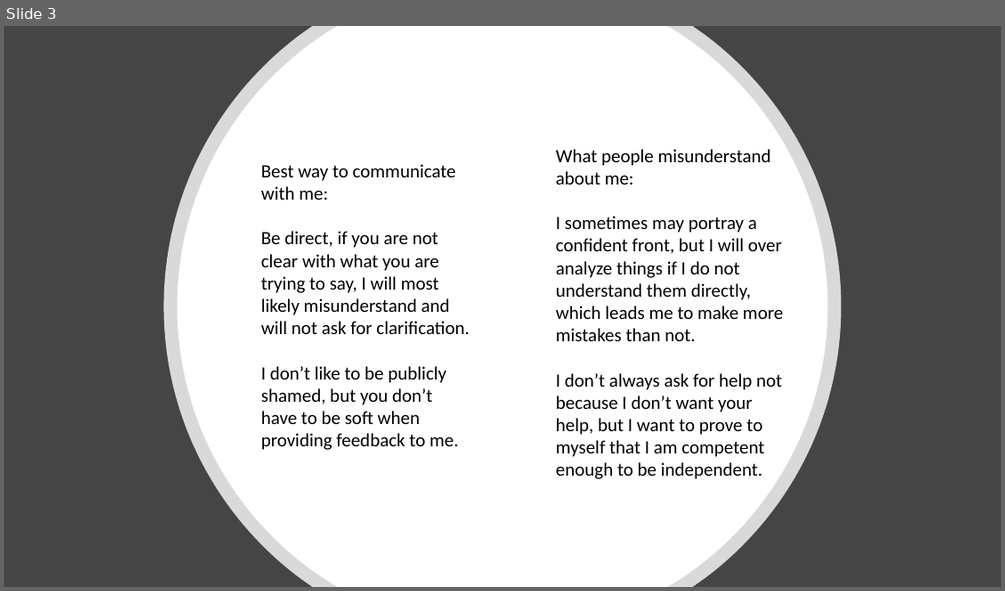
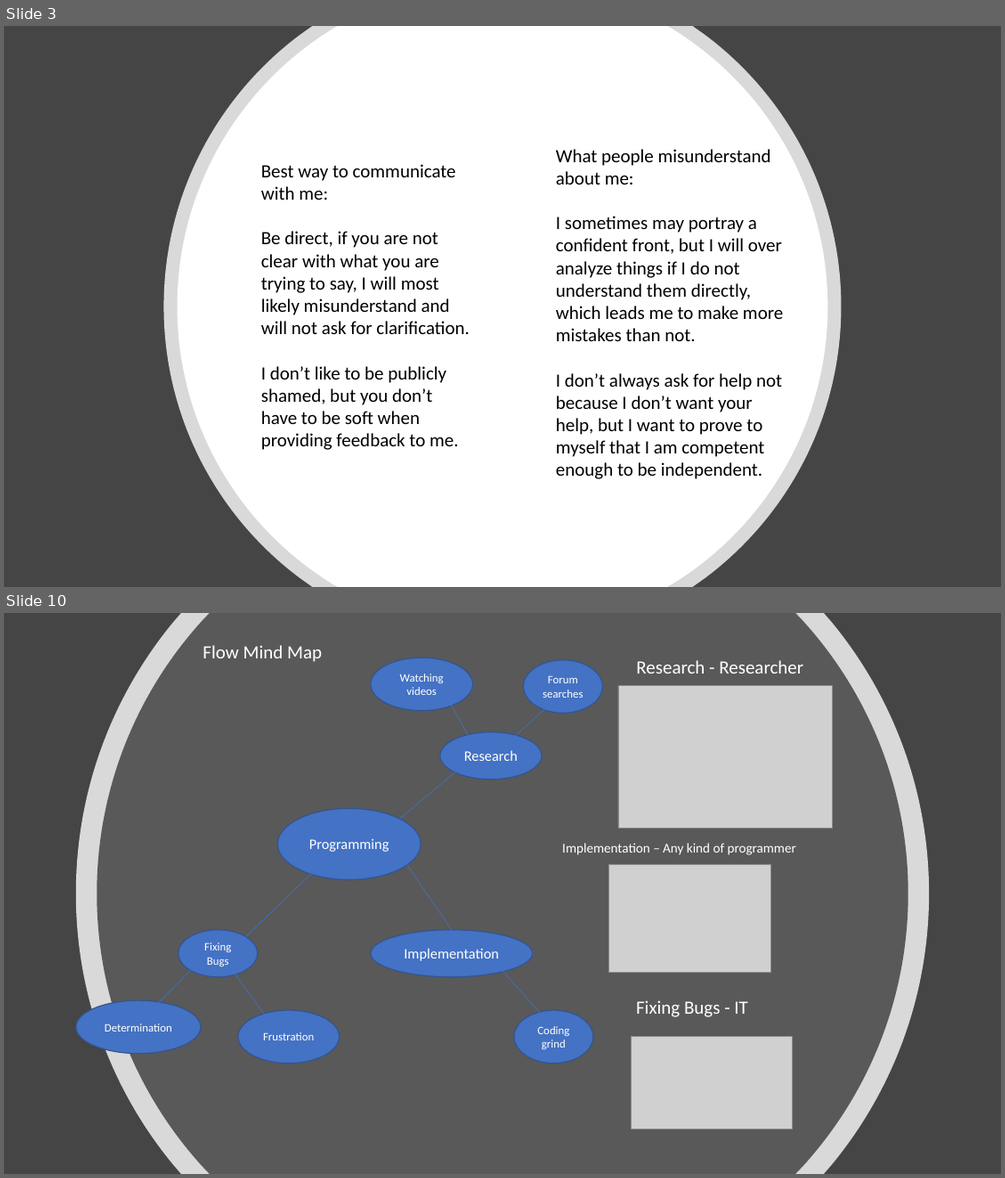
Before and after one commit to garrettstanger/CSE170, a slide deck: User Manual.pptx. Shown one above the other, each under a label of ours: slide 3 before the commit, slides 3 and 10 after it; the slides between them are not shown. The pictures are 1005x591 and 1005x1178 pixels, drawn with LibreOffice and Linux fonts; fonts in the diff are those of the drawing; grey boxes stand for pictures. Boxes give left, top, right and bottom in pixels: in the first picture for what was removed or moved away, otherwise in the second. Text is boxed around its words. In the diff, an @@ line names an element or a change of style, - is before the commit and + after.

```diff
--- a/User Manual.pptx
+++ b/User Manual.pptx
@@ slide 10 added at bbox=[4, 613, 1001, 1174], background #454545 @@
@@ freeform shape added at bbox=[76, 613, 929, 1174], fill #FFFFFF at 80% opacity @@
@@ freeform shape added at bbox=[97, 613, 908, 1174], fill #595959 @@
@@ text added at bbox=[202, 645, 322, 662], 18 pt, text #FFFFFF @@
+Flow Mind Map
@@ ellipse added at bbox=[371, 657, 473, 711], fill #4472C4, outline #325491 1 pt, 11 pt, text #FFFFFF @@
+Watching videos
@@ ellipse added at bbox=[524, 660, 603, 714], fill #4472C4, outline #325491 1 pt, 11 pt, text #FFFFFF @@
+Forum searches
@@ text added at bbox=[636, 660, 803, 674], 18 pt, text #FFFFFF @@
+Research - Researcher
@@ picture added at bbox=[618, 686, 832, 828] @@
@@ line added from (469, 737) to (451, 704), #4472C4 0.5 pt @@
@@ line added from (514, 737) to (553, 702), #4472C4 0.5 pt @@
@@ ellipse added at bbox=[440, 732, 542, 779], fill #4472C4, outline #325491 1 pt, 14 pt, text #FFFFFF @@
+Research
@@ line added from (399, 819) to (455, 772), #4472C4 0.5 pt @@
@@ ellipse added at bbox=[278, 808, 421, 879], fill #4472C4, outline #325491 1 pt, 14 pt, text #FFFFFF @@
+Programming
@@ text added at bbox=[562, 843, 796, 855], 13 pt, text #FFFFFF @@
+Implementation – Any kind of programmer
@@ line added from (245, 937) to (313, 872), #4472C4 0.5 pt @@
@@ line added from (407, 865) to (452, 930), #4472C4 0.5 pt @@
@@ picture added at bbox=[609, 865, 771, 973] @@
@@ ellipse added at bbox=[178, 930, 258, 977], fill #4472C4, outline #325491 1 pt, 11 pt, text #FFFFFF @@
+Fixing Bugs
@@ ellipse added at bbox=[371, 930, 533, 977], fill #4472C4, outline #325491 1 pt, 14 pt, text #FFFFFF @@
+Implementation
@@ line added from (157, 1004) to (210, 949), #4472C4 0.5 pt @@
@@ line added from (269, 1022) to (230, 966), #4472C4 0.5 pt @@
@@ line added from (499, 966) to (541, 1014), #4472C4 0.5 pt @@
@@ ellipse added at bbox=[76, 1000, 201, 1054], fill #4472C4, outline #325491 1 pt, 11 pt, text #FFFFFF @@
+Determination
@@ ellipse added at bbox=[238, 1010, 339, 1063], fill #4472C4, outline #325491 1 pt, 11 pt, text #FFFFFF @@
+Frustration
@@ ellipse added at bbox=[514, 1010, 593, 1063], fill #4472C4, outline #325491 1 pt, 11 pt, text #FFFFFF @@
+Coding grind
@@ text added at bbox=[636, 1000, 747, 1017], 18 pt, text #FFFFFF @@
+Fixing Bugs - IT
@@ picture added at bbox=[631, 1037, 793, 1128] @@
```
Also in this commit, not shown: 9 other slides added.
